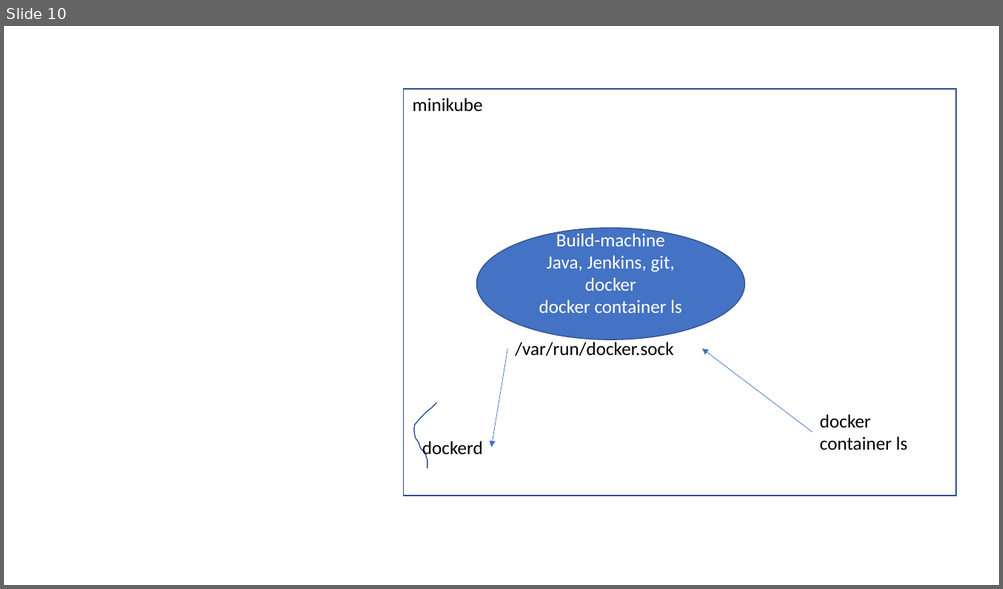
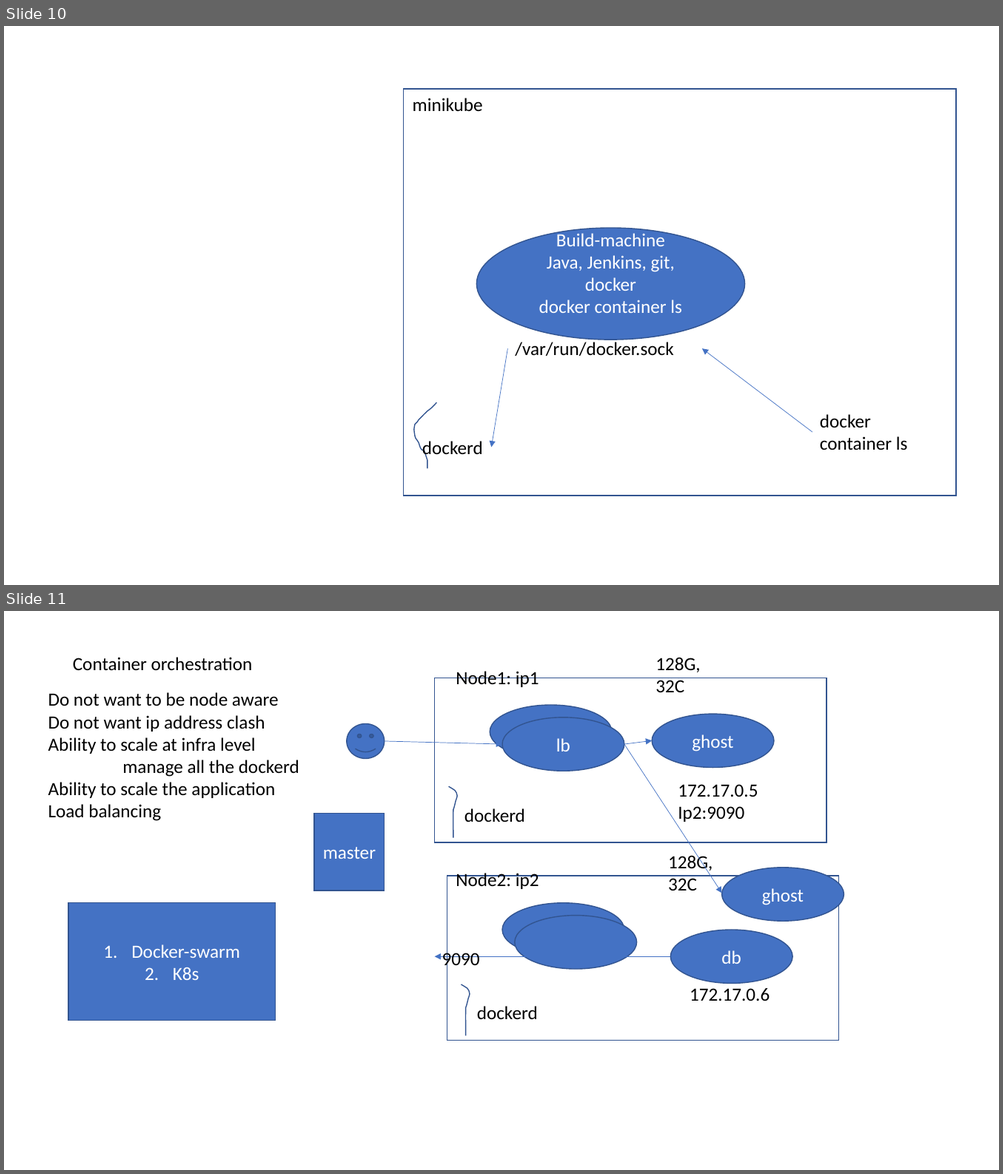
Before and after one commit to AdityaSP/ora-aug-5-dock, a slide deck: rough-diag.pptx. Shown one above the other, each under a label of ours: slide 10 before the commit, slides 10 and 11 after it. The pictures are 1003x589 and 1003x1174 pixels, drawn with LibreOffice and Linux fonts; fonts in the diff are those of the drawing. Boxes give left, top, right and bottom in pixels: in the first picture for what was removed or moved away, otherwise in the second. Text is boxed around its words. In the diff, an @@ line names an element or a change of style, - is before the commit and + after.

```diff
--- a/rough-diag.pptx
+++ b/rough-diag.pptx
@@ slide 11 added at (4, 611, 999, 1170), background #FFFFFF @@
@@ text added at (73, 657, 253, 671), 18 pt, text #000000 @@
+Container orchestration
@@ text added at (455, 671, 539, 687), 18 pt, text #000000 @@
+Node1: ip1
@@ text added at (655, 657, 700, 692), 18 pt, text #000000 @@
+128G, 32C
@@ text added at (48, 692, 299, 821), 18 pt, text #000000 @@
+Do not want to be node aware
+Do not want ip address clash
+Ability to scale at infra level
+manage all the dockerd
+Ability to scale the application
+Load balancing
@@ rectangle added at (435, 678, 826, 843), outline #325491 1 pt @@
@@ ellipse added at (489, 705, 612, 759), fill #4472C4, outline #325491 1 pt @@
@@ ellipse added at (503, 718, 625, 772), fill #4472C4, outline #325491 1 pt, 18 pt, text #FFFFFF @@
+lb
@@ ellipse added at (652, 714, 774, 768), fill #4472C4, outline #325491 1 pt, 18 pt, text #FFFFFF @@
+ghost
@@ smiley face added at (347, 723, 384, 759), fill #4472C4, outline #325491 1 pt @@
@@ arrow added from (384, 741) to (503, 744), #4472C4 0.5 pt @@
@@ arrow added from (624, 744) to (652, 741), #4472C4 0.5 pt @@
@@ arrow added from (624, 744) to (722, 893), #4472C4 0.5 pt @@
@@ freeform shape added at (449, 786, 457, 838), outline #325491 1 pt @@
@@ text added at (677, 784, 757, 822), 18 pt, text #000000 @@
+172.17.0.5
+Ip2:9090
@@ text added at (464, 809, 525, 822), 18 pt, text #000000 @@
+dockerd
@@ rectangle added at (314, 813, 384, 891), fill #4472C4, outline #325491 1 pt, 18 pt, text #FFFFFF @@
+master
@@ text added at (668, 853, 712, 891), 18 pt, text #000000 @@
+128G, 32C
@@ rectangle added at (447, 876, 839, 1041), outline #325491 1 pt @@
@@ text added at (455, 873, 539, 889), 18 pt, text #000000 @@
+Node2: ip2
@@ ellipse added at (722, 868, 844, 921), fill #4472C4, outline #325491 1 pt, 18 pt, text #FFFFFF @@
+ghost
@@ rectangle added at (68, 903, 275, 1021), fill #4472C4, outline #325491 1 pt, 18 pt, text #FFFFFF @@
+1. Docker-swarm
+2. K8s
@@ ellipse added at (503, 903, 625, 957), fill #4472C4, outline #325491 1 pt @@
@@ ellipse added at (515, 915, 637, 969), fill #4472C4, outline #325491 1 pt @@
@@ ellipse added at (670, 931, 793, 984), fill #4472C4, outline #325491 1 pt, 18 pt, text #FFFFFF @@
+db
@@ arrow added from (670, 957) to (435, 957), #4472C4 0.5 pt @@
@@ text added at (442, 951, 480, 971), 18 pt, text #000000 @@
+9090
@@ freeform shape added at (461, 985, 469, 1037), outline #325491 1 pt @@
@@ text added at (477, 1006, 538, 1019), 18 pt, text #000000 @@
+dockerd
@@ text added at (689, 988, 769, 1001), 18 pt, text #000000 @@
+172.17.0.6
```
Also in this commit, not shown: 1 other slide added.
